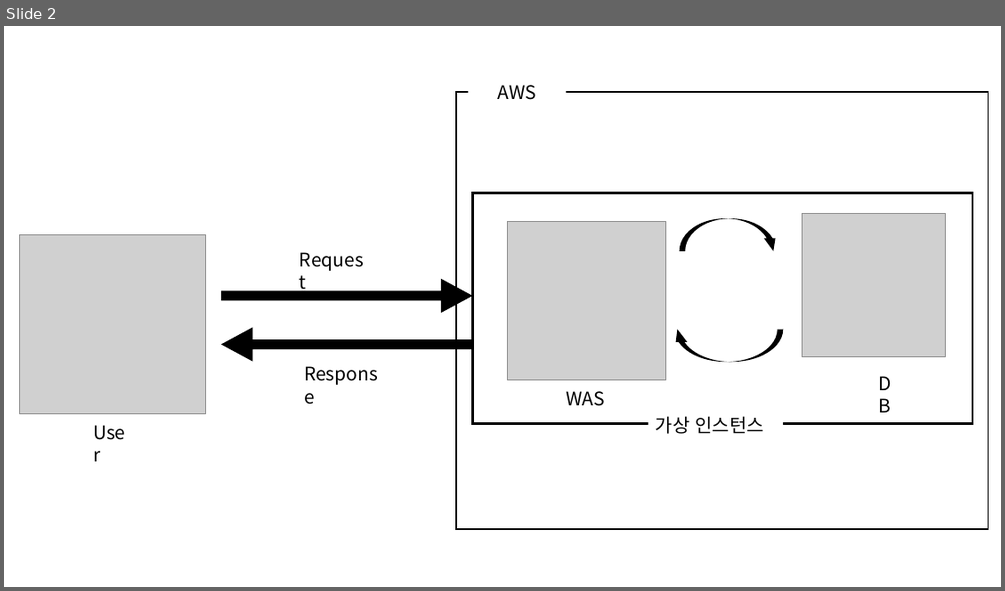
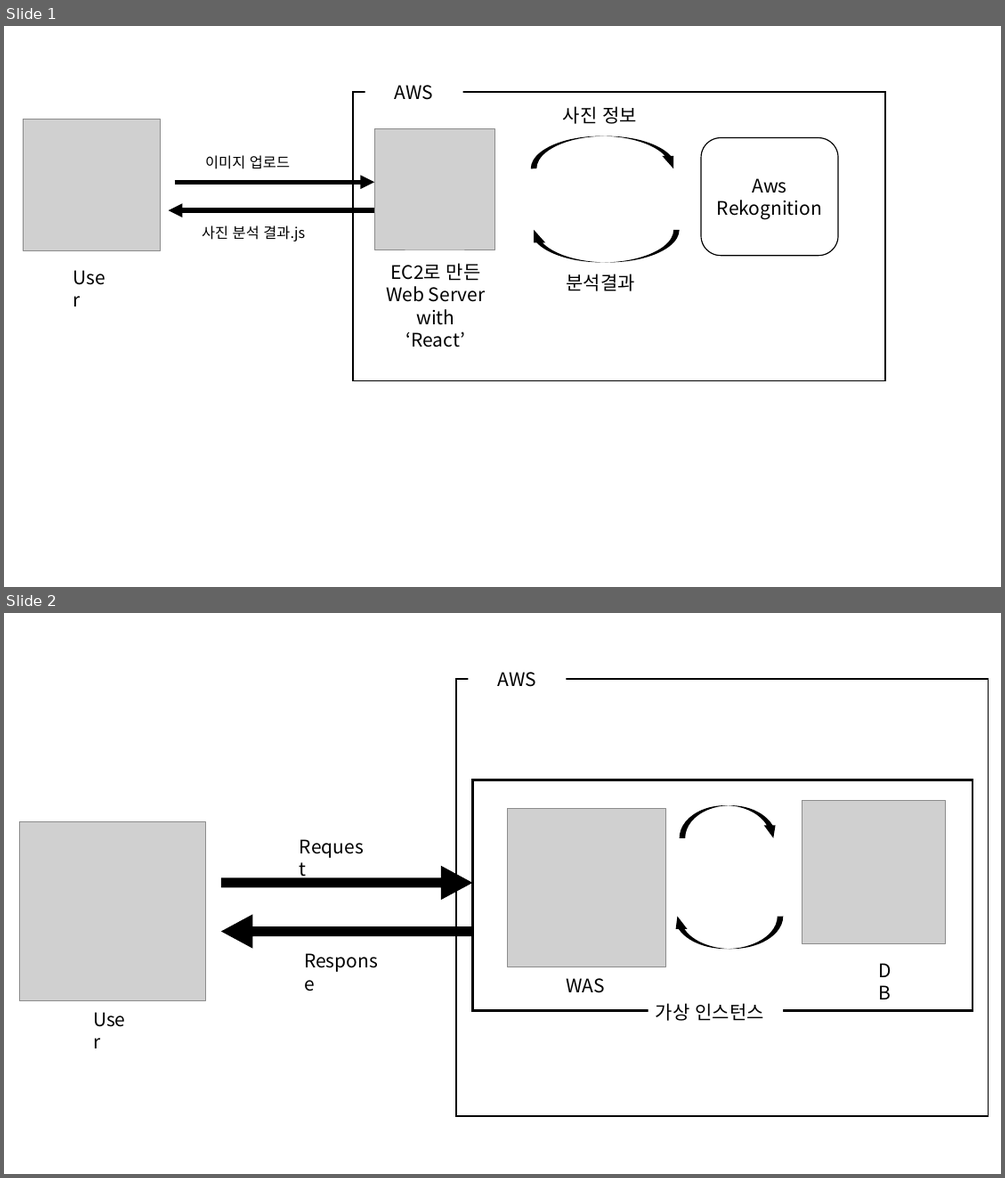
Before and after one commit to BJZJZJZJ/CloudComputing-Final, a slide deck: 웹 다이어그램.pptx. Shown one above the other, each under a label of ours: slide 2 before the commit, slides 1 and 2 after it. The pictures are 1005x591 and 1005x1178 pixels, drawn with LibreOffice and Linux fonts; fonts in the diff are those of the drawing; grey boxes stand for pictures. Boxes give left, top, right and bottom in pixels: in the first picture for what was removed or moved away, otherwise in the second. Text is boxed around its words. In the diff, an @@ line names an element or a change of style, - is before the commit and + after.

```diff
--- a/웹 다이어그램.pptx
+++ b/웹 다이어그램.pptx
@@ slide 1 added at [4,26,1001,587], background #FFFFFF @@
@@ rectangle added at [353,92,886,380], outline #000000 1.5 pt @@
@@ text added at [395,85,434,100], 18 pt, text #000000 @@
+AWS
@@ picture added at [23,119,160,250] @@
@@ picture added at [374,129,494,249] @@
@@ text added at [563,106,637,124], 18 pt, text #000000 @@
+사진 정보
@@ text added at [205,155,290,169], 14 pt, text #000000 @@
+이미지 업로드
@@ curved down arrow added at [531,136,680,168], fill #000000 @@
@@ rounded rectangle added at [701,137,838,255], outline #000000 1 pt, 18 pt, text #000000 @@
+Aws
+Rekognition
@@ arrow added from (175, 183) to (374, 183), #000000 4.5 pt @@
@@ arrow added from (374, 211) to (169, 211), #000000 4.5 pt @@
@@ text added at [202,225,305,241], 14 pt, text #000000 @@
+사진 분석 결과.js
@@ curved down arrow added at [528,230,680,263], fill #000000 @@
@@ text added at [65,263,119,292], 18 pt, text #000000 @@
+User
@@ text added at [386,263,485,347], 18 pt, text #000000 @@
+EC2로 만든
+Web Server
+with
+‘React’
@@ text added at [566,273,635,291], 18 pt, text #000000 @@
+분석결과
```
Also in this commit, not shown: 7 other files.
